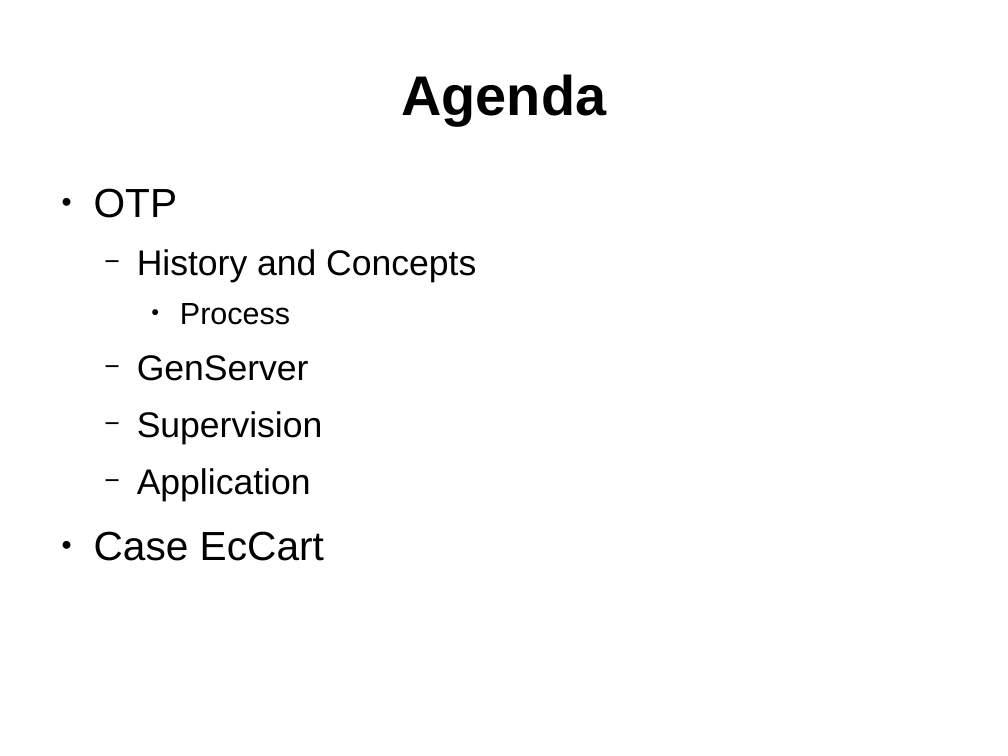
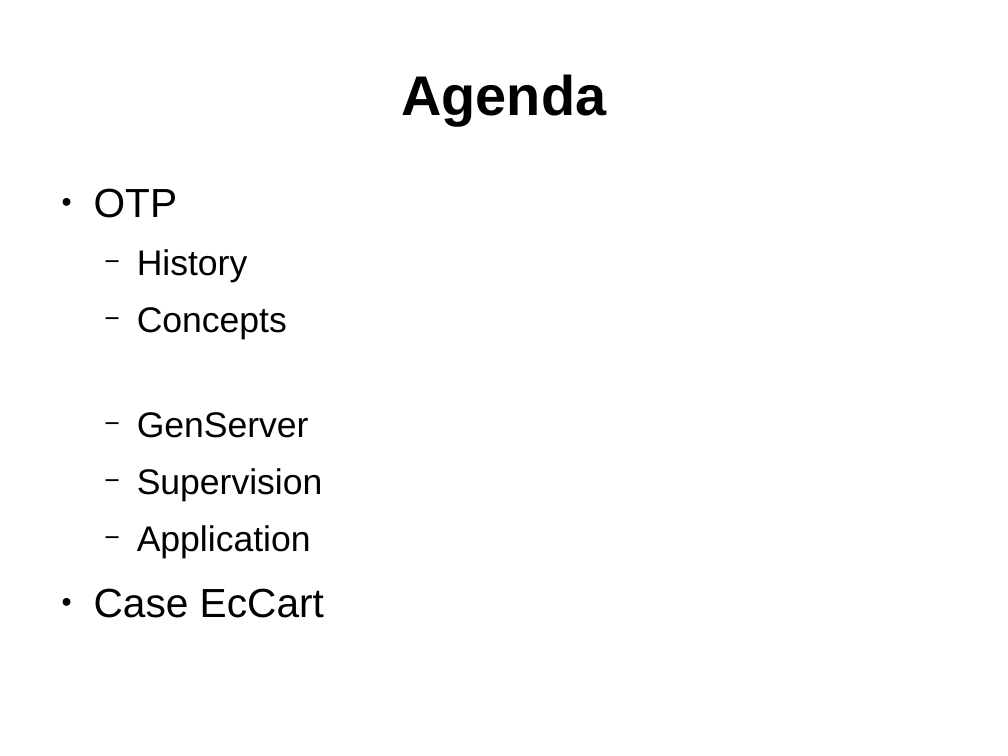
Before and after one commit to ramortegui/talks, a slide deck: slide 2 of elixir-otp-basics.odp. Drawn at 1008x756 pixels with LibreOffice and Linux fonts; fonts in the diff are those of the drawing. Boxes give left, top, right and bottom in pixels: in the first picture for what was removed or moved away, otherwise in the second. Text is boxed around its words. In the diff, an @@ line names an element or a change of style, - is before the commit and + after.

Commit message:
Split History and Concepts section.

```diff
--- a/elixir-otp-basics.odp
+++ b/elixir-otp-basics.odp
@@ text at (137, 249, 287, 340): text changed @@
-  − History and Concepts
-    ● Process
+  − History
+  − Concepts
```
Also in this commit, not shown: 1 other slide changed, 1 slide added.
